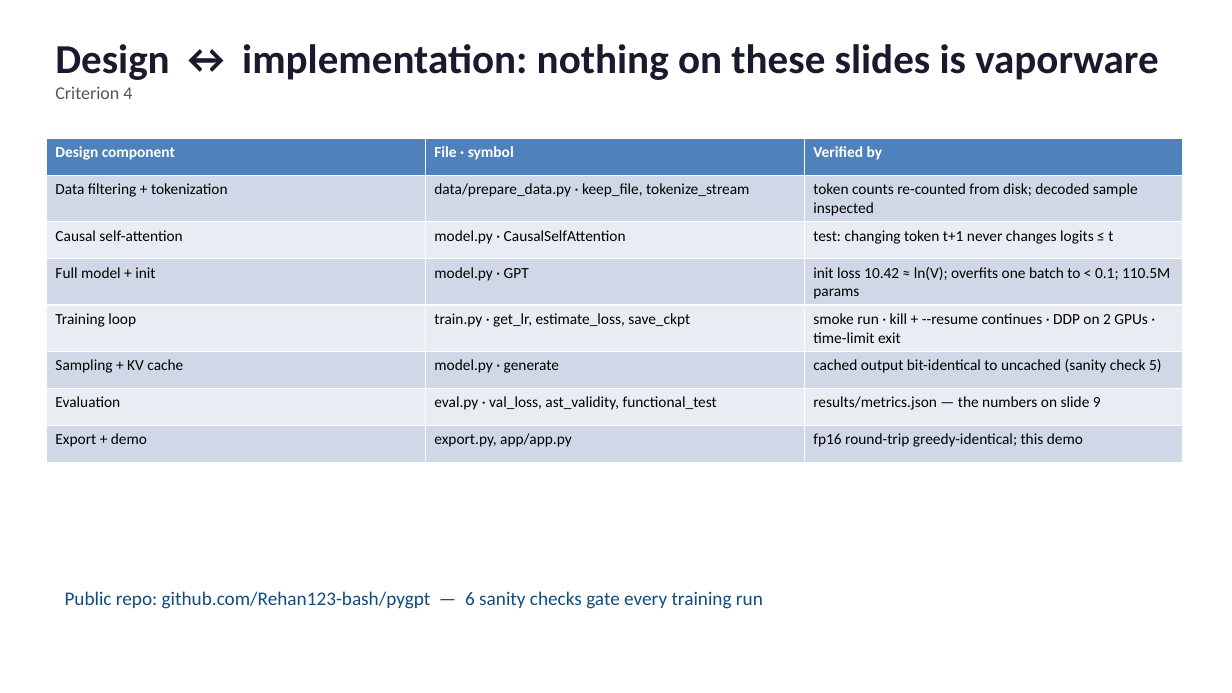
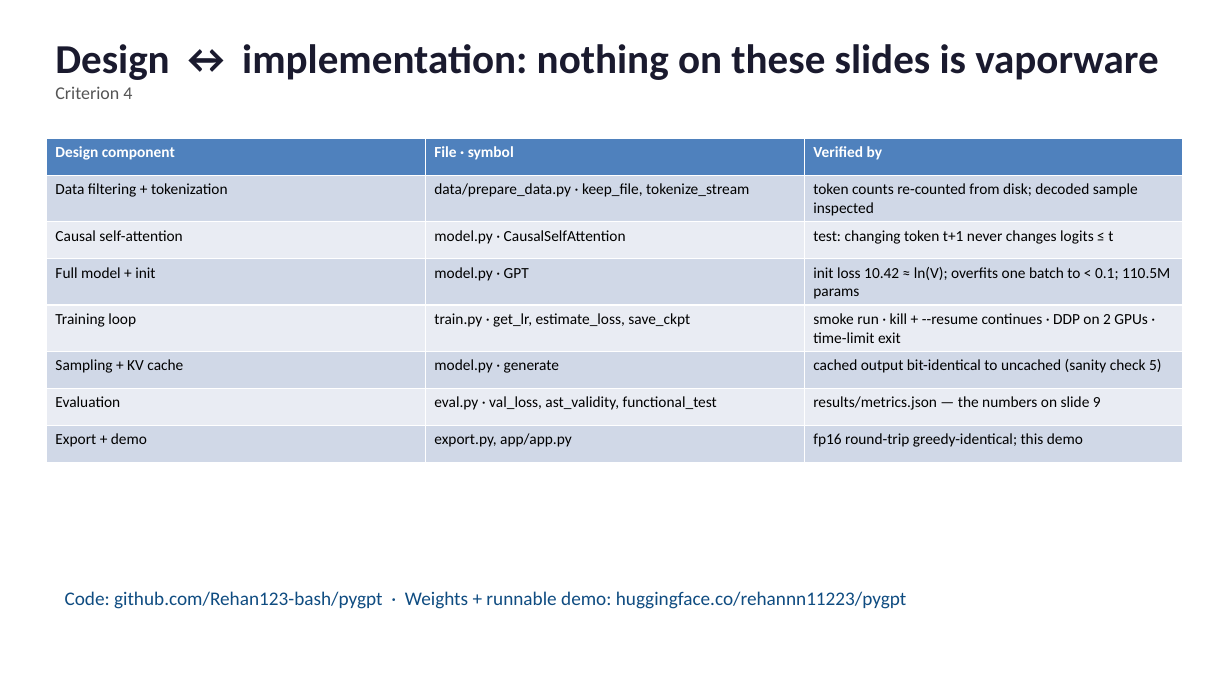
Before and after one commit to Rehan123-bash/pygpt, a slide deck: slide 11 of slides/pygpt_slides.pptx. Drawn at 1232x693 pixels with LibreOffice and Linux fonts; fonts in the diff are those of the drawing. Boxes give left, top, right and bottom in pixels: in the first picture for what was removed or moved away, otherwise in the second. Text is boxed around its words. In the diff, an @@ line names an element or a change of style, - is before the commit and + after.

```diff
--- a/slides/pygpt_slides.pptx
+++ b/slides/pygpt_slides.pptx
@@ text at (65, 591, 907, 609): text changed @@
-Public repo: github.com/Rehan123-bash/pygpt — 6 sanity checks gate every training run
+Code: github.com/Rehan123-bash/pygpt · Weights + runnable demo: huggingface.co/rehannn11223/pygpt
```
Also in this commit, not shown: 2 other slides changed, 8 other files.
